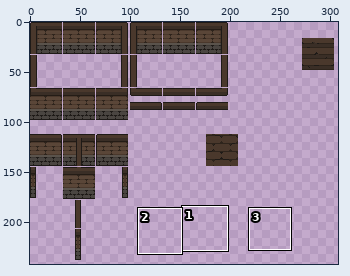
One commit to this pixel-art file: assets/Examples/Background_min_all_v2.aseprite. Above: a wide view before the commit, with the close-up outlined.
Close-up. The starting point:
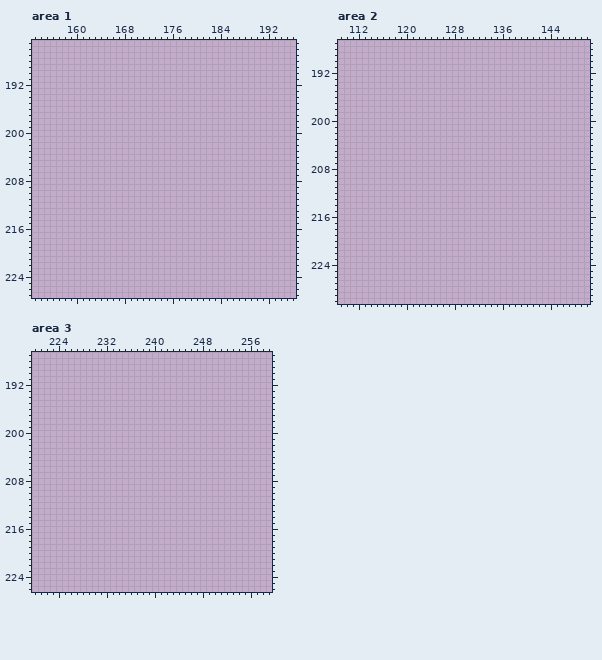
320x320 pixels, 1 frame. Shown: area 1: x 153..196, y 185..227; area 2: x 109..150, y 187..230; area 3: x 220..259, y 187..226. The wide view leaves out empty margins.
Palette (. is transparent): 
New version:
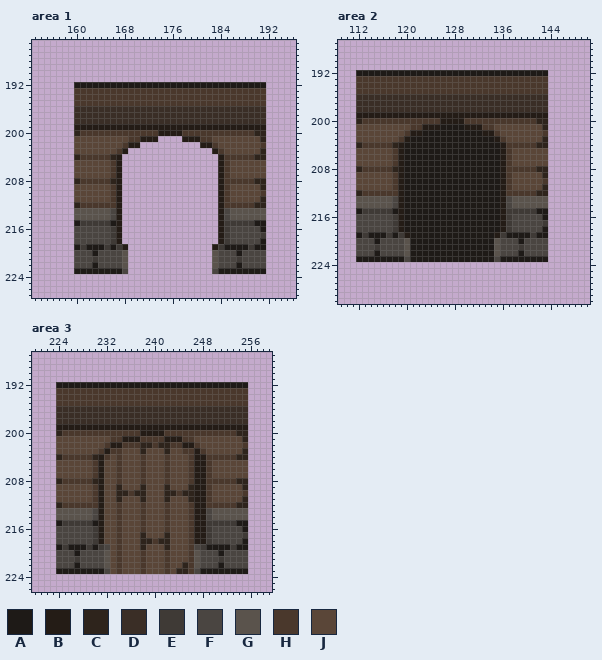
Colours new in this view: A #1e1a17  B #241c16  C #2e241c  D #3a2e26  E #3f3a36  F #4a4541  G #5a534c  H #4a382c  J #5a4638
From old to new:
Area 1, layer "Version_32x32":
y 192: x 160..191 ................................ -> AAAAAAAAAAAAAAAAAAAAAAAAAAAAAAAA
y 193..195: x 160..191 ................................ -> HHHHHHHHHHHHHHHHHHHHHHHHHHHHHHHH
y 196..198: x 160..191 ................................ -> DDDDDDDDDDDDDDDDDDDDDDDDDDDDDDDD
y 199: x 160..191 ................................ -> BBBBBBBBBBBBBBBBBBBBBBBBBBBBBBBB
y 200: x 160..191 ................................ -> CHHHHHHHHHHHHHBBBBHHHHHHHHHHHHCC
y 201: x 160..173 .............. -> JJJJJJJJJHHBBB; x 178..191 .............. -> BBBHHJJJJJJJJC
y 202: x 160..170 ........... -> JJJJJJJJHBB; x 181..191 ........... -> BBHJJJJJJJH
y 203: x 160..168 ......... -> JJJJJJJHB; x 183..191 ......... -> BHJJJJJJC
y 204: x 160..167 ........ -> CHHHHHCB; x 184..191 ........ -> BHHHHHCC
y 205..207: x 160..167 ........ -> JJJJJJHB; x 184..191 ........ -> BHJJJJJJ
y 208: x 160..167 ........ -> CHHHHHCB; x 184..191 ........ -> BHHHHHCC
y 209: x 160..167 ........ -> JJJJJJHB; x 184..191 ........ -> BHJJJJJC
y 210: x 160..167 ........ -> JJJJJJHB; x 184..191 ........ -> BHJJJJJH
y 211: x 160..167 ........ -> JJJJJJHB; x 184..191 ........ -> BHJJJJJC
y 212: x 160..167 ........ -> CHHHHHHB; x 184..191 ........ -> BHHHHHCC
y 213..214: x 160..167 ........ -> GGGGGGFB; x 184..191 ........ -> BFGGGGGG
y 215: x 160..167 ........ -> AEEEEEAB; x 184..191 ........ -> BEEEEEAA
y 216: x 160..167 ........ -> FFFFFFEB; x 184..191 ........ -> BEFFFFFA
y 217: x 160..167 ........ -> FFFFFFEB; x 184..191 ........ -> BEFFFFFE
y 218: x 160..167 ........ -> FFFFFFEB; x 184..191 ........ -> BEFFFFFA
y 219: x 160..168 ......... -> AEAAAEAEB; x 183..191 ......... -> BEAAAAEAA
y 220: x 160..168 ......... -> FFFAFFFFG; x 183..191 ......... -> GFFFAFFFF
y 221: x 160..168 ......... -> FFFEFFFFG; x 183..191 ......... -> GFFFEFFFF
y 222: x 160..168 ......... -> FFFAFFFFG; x 183..191 ......... -> GFFFAFFFF
y 223: x 160..168 ......... -> AAAAAAAAF; x 183..191 ......... -> FAAAAAAAA
Area 2, layer "Version_32x32":
y 192: x 112..143 ................................ -> AAAAAAAAAAAAAAAAAAAAAAAAAAAAAAAA
y 193..195: x 112..143 ................................ -> HHHHHHHHHHHHHHHHHHHHHHHHHHHHHHHH
y 196..198: x 112..143 ................................ -> DDDDDDDDDDDDDDDDDDDDDDDDDDDDDDDD
y 199: x 112..143 ................................ -> BBBBBBBBBBBBBBBBBBBBBBBBBBBBBBBB
y 200: x 112..143 ................................ -> CHHHHHHHHHHHHHBBBBHHHHHHHHHHHHCC
y 201: x 112..143 ................................ -> JJJJJJJJJHHBBBAAAABBBHHJJJJJJJJC
y 202: x 112..143 ................................ -> JJJJJJJJHBBAAAAAAAAAABBHJJJJJJJH
y 203: x 112..143 ................................ -> JJJJJJJHBAAAAAAAAAAAAAABHJJJJJJC
y 204: x 112..143 ................................ -> CHHHHHCBAAAAAAAAAAAAAAAABHHHHHCC
y 205..207: x 112..143 ................................ -> JJJJJJHBAAAAAAAAAAAAAAAABHJJJJJJ
y 208: x 112..143 ................................ -> CHHHHHCBAAAAAAAAAAAAAAAABHHHHHCC
y 209: x 112..143 ................................ -> JJJJJJHBAAAAAAAAAAAAAAAABHJJJJJC
y 210: x 112..143 ................................ -> JJJJJJHBAAAAAAAAAAAAAAAABHJJJJJH
y 211: x 112..143 ................................ -> JJJJJJHBAAAAAAAAAAAAAAAABHJJJJJC
y 212: x 112..143 ................................ -> CHHHHHHBAAAAAAAAAAAAAAAABHHHHHCC
y 213..214: x 112..143 ................................ -> GGGGGGFBAAAAAAAAAAAAAAAABFGGGGGG
y 215: x 112..143 ................................ -> AEEEEEABAAAAAAAAAAAAAAAABEEEEEAA
y 216: x 112..143 ................................ -> FFFFFFEBAAAAAAAAAAAAAAAABEFFFFFA
y 217: x 112..143 ................................ -> FFFFFFEBAAAAAAAAAAAAAAAABEFFFFFE
y 218: x 112..143 ................................ -> FFFFFFEBAAAAAAAAAAAAAAAABEFFFFFA
y 219: x 112..143 ................................ -> AEAAAEAEBAAAAAAAAAAAAAABEAAAAEAA
y 220: x 112..143 ................................ -> FFFAFFFFGAAAAAAAAAAAAAAGFFFAFFFF
y 221: x 112..143 ................................ -> FFFEFFFFGAAAAAAAAAAAAAAGFFFEFFFF
y 222: x 112..143 ................................ -> FFFAFFFFGAAAAAAAAAAAAAAGFFFAFFFF
y 223: x 112..143 ................................ -> AAAAAAAAFAAAAAAAAAAAAAAFAAAAAAAA
Area 3, layer "Version_32x32":
y 192: x 224..255 ................................ -> AAAAAAAAAAAAAAAAAAAAAAAAAAAAAAAA
y 193..195: x 224..255 ................................ -> HHHHHHHHHHHHHHHHHHHHHHHHHHHHHHHH
y 196..198: x 224..255 ................................ -> DDDDDDDDDDDDDDDDDDDDDDDDDDDDDDDD
y 199: x 224..255 ................................ -> BBBBBBBBBBBBBBBBBBBBBBBBBBBBBBBB
y 200: x 224..255 ................................ -> CHHHHHHHHHHHHHBBBBHHHHHHHHHHHHCC
y 201: x 224..255 ................................ -> JJJJJJJJJHHBBBHHHHBBBHHJJJJJJJJC
y 202: x 224..255 ................................ -> JJJJJJJJHBBHHHCCHCCHHBBHJJJJJJJH
y 203: x 224..255 ................................ -> JJJJJJJHBHHJJJCJJJCJJHHBHJJJJJJC
y 204: x 224..255 ................................ -> CHHHHHCBHJHJJJHJJJHJJJHBBHHHHHCC
y 205..207: x 224..255 ................................ -> JJJJJJHBJJHJJJHJJJHJJJHBBHJJJJJJ
y 208: x 224..255 ................................ -> CHHHHHCBJJHJJJHJJJHJJJHBBHHHHHCC
y 209: x 224..255 ................................ -> JJJJJJHBJJCJJJCJJJCJJJCBBHJJJJJC
y 210: x 224..255 ................................ -> JJJJJJHBJJCCHCCJJJCCHCCBBHJJJJJH
y 211: x 224..255 ................................ -> JJJJJJHBJJCJJJCJJJCJJJCBBHJJJJJC
y 212: x 224..255 ................................ -> CHHHHHHBJJHJJJHJJJHJJJHBBHHHHHCC
y 213..214: x 224..255 ................................ -> GGGGGGFBJJHJJJHJJJHJJJHBBFGGGGGG
y 215: x 224..255 ................................ -> AEEEEEABJJHJJJHJJJHJJJHBBEEEEEAA
y 216: x 224..255 ................................ -> FFFFFFEBJJHJJJHJJJHJJJHBBEFFFFFA
y 217: x 224..255 ................................ -> FFFFFFEBJJHJJJCJJJCJJJHBBEFFFFFE
y 218: x 224..255 ................................ -> FFFFFFEBJJHJJJCCHCCJJJHBBEFFFFFA
y 219: x 224..255 ................................ -> AEAAAEAEFJHJJJCJJJCJJJHFEAAAAEAA
y 220: x 224..255 ................................ -> FFFAFFFFGJHJJJHJJJHJJJHGFFFAFFFF
y 221: x 224..255 ................................ -> FFFEFFFFGJHJJJHJJJHJJJHGFFFEFFFF
y 222: x 224..255 ................................ -> FFFAFFFFGJHJJJHJJJHJJCHGFFFAFFFF
y 223: x 224..255 ................................ -> AAAAAAAAFJHJJJHJJJHJCCHFAAAAAAAA
Pixel boxes of the changes (left, top, right, bottom) in both close-ups:
added: (74, 82, 266, 274)
added: (356, 70, 548, 262)
added: (56, 382, 248, 574)
